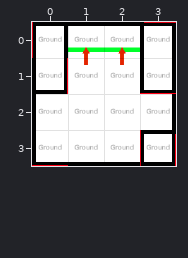
Two states of a Tiled map, CassiopeeUnity/Assets/Worlds/Cassiopee/Data/Level2Room2.tmx. The picture above is the old version.
Cells are 50x50 px. Shown: x 0..3, y 0..3.
After:
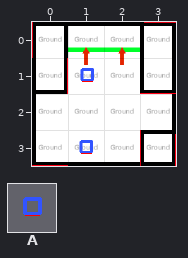
Key: from "Deco": A 6 "object".
Objects are placed by their top-left corner, in cells (3,4 is the top-left corner of cell 3,4); size is 1x1 cell unless given.
Changes in this commit:
--- layer "Floor 0/Objects" (now shown)
+A "Vent" at 1,1
+A "Fenetre" at 1,3
